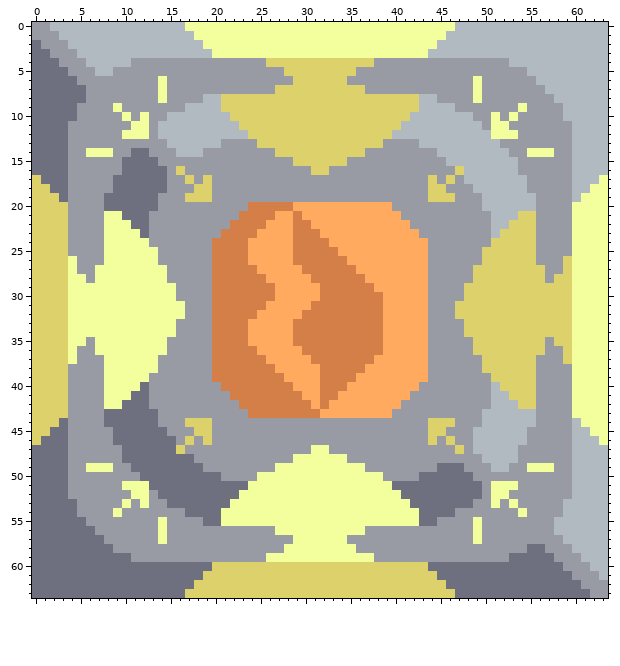
Two states of a pixel-art sprite, sprites/blocks/effect/trading-stations/pyratite-trading-station.png. That is the earlier state.
The file is 64x64 pixels.
And afterwards:
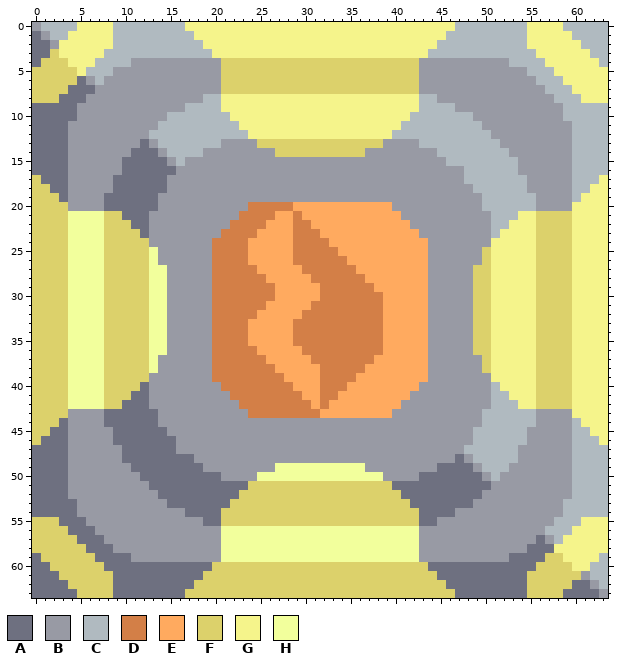
Palette (. is transparent): A #6e7080  B #989aa4  C #b0bac0  D #d37f47  E #ffaa5f  F #dcd16b  G #f5f48b  H #f2ff9c
The exact change:
Changed rows in their new state; - is an unchanged pixel.
first column x 0:
 0 -C---GGGG--------GGGGGGGGGGGGGGGGGGGGGGGGGGGGGG--------GGGG-----
 1 A-C-GGGGG---------GGGGGGGGGGGGGGGGGGGGGGGGGGGG---------GGGGG----
 2 -A-GGGGGG----------GGGGGGGGGGGGGGGGGGGGGGGGGG----------GGGGGG---
 3 --FGGGGG------------GGGGGGGGGGGGGGGGGGGGGGGG------------GGGGGG--
 4 -FFFGGG--------------FFFFF------------FFFFF--------------GGGGGG-
 5 FFFFFGC--------------FFFFFFF--------FFFFFFF---------------GGGGGG
 6 FFFFFA-C------B------FFFFFFFF------FFFFFFFF------B---------GGGGG
 7 FFFF--A-------B------FFFFFF----------FFFFFF------B----------GGGG
 8 FFF-----------B------GGGGGGGGGGGGGGGGGGGGGG------B-----------GGG
 9 ---------B-----------GGGGGGGGGGGGGGGGGGGGGG-----------B---------
10 ----------B-B---------GGGGGGGGGGGGGGGGGGGG---------B-B----------
11 -----------BB----------GGGGGGGGGGGGGGGGGG----------BB-----------
12 ----------BBBC----------GGGGGGGGGGGGGGGG-----------BBB----------
13 ------------A-C-------------------------------------------------
14 ------BBB----A-C---------------------------------------BBB------
15 --------------A-C------------BBBBBB-----------------------------
16 ---------------AB--------------BB--------------B----------------
17 -----------------B-B------------------------B-B----------------G
18 ------------------BB------------------------BB----------------GG
19 -----------------BBB------------------------BBB--------------GGG
20 ------------------------------------------------------------GGGG
21 ----HHHHFF--------------------------------------------GGFFFFGGGG
22 ----HHHHFFF------------------------------------------GGGFFFFGGGG
23 ----HHHHFFFF----------------------------------------GGGGFFFFGGGG
24 ----HHHHFFFFF--------------------------------------GGGGGFFFFGGGG
25 ----HHHHFFFFF--------------------------------------GGGGGFFFFGGGG
26 -----HHHFFFFF--------------------------------------GGGGGFFF-GGGG
27 -----HH-FFFFF--------------------------------------GGGGG-FF-GGGG
28 ------H-FFFFF--------------------------------------GGGGG-F--GGGG
29 --------FFFFF--B--------------------------------B--GGGGG----GGGG
30 --------FFFFF--B--------------------------------B--GGGGG----GGGG
31 --------FFFFF--BB------------------------------BB--GGGGG----GGGG
32 --------FFFFF--BB------------------------------BB--GGGGG----GGGG
33 --------FFFFF--B--------------------------------B--GGGGG----GGGG
34 --------FFFFF--B--------------------------------B--GGGGG----GGGG
35 ------H-FFFFF--------------------------------------GGGGG-F--GGGG
36 -----HH-FFFFF--------------------------------------GGGGG-FF-GGGG
37 -----HHHFFFFF--------------------------------------GGGGGFFF-GGGG
38 ----HHHHFFFFF--------------------------------------GGGGGFFFFGGGG
39 ----HHHHFFFFF--------------------------------------GGGGGFFFFGGGG
40 ----HHHHFFFF----------------------------------------GGGGFFFFGGGG
41 ----HHHHFFF------------------------------------------GGGFFFFGGGG
42 ----HHHHFF--------------------------------------------GGFFFFGGGG
43 ------------------------------------------------------------GGGG
44 -----------------BBB------------------------BBB--------------GGG
45 ------------------BB------------------------BB----------------GG
46 -----------------B-B------------------------B-B----------------G
47 ----------------B--------------BB--------------BC---------------
48 -----------------------------BBBBBB------------A-C--------------
49 ------BBB---------------------------------------A-C----BBB------
50 -------------------------------------------------A-C------------
51 ----------BBB-----------FFFFFFFFFFFFFFFF----------ABBB----------
52 -----------BB----------FFFFFFFFFFFFFFFFFF----------BB-----------
53 ----------B-B---------FFFFFFFFFFFFFFFFFFFF---------B-B----------
54 ---------B-----------FFFFFFFFFFFFFFFFFFFFFF-----------B---------
55 FFF-----------B------FFFFFFFFFFFFFFFFFFFFFF------B-----------GGG
56 FFFF----------B------HHHHHH----------HHHHHH------B-------C--GGGG
57 FFFFF---------B------HHHHHHHH------HHHHHHHH------B------A-CGGGGG
58 FFFFFF---------------HHHHHHH--------HHHHHHH--------------AGGGGGG
59 -FFFFFF--------------HHHHH------------HHHHH--------------FFGGGG-
60 --FFFFFF------------------------------------------------FFFFGG--
61 ---FFFFFF----------------------------------------------FFFFFF-C-
62 ----FFFFF----------------------------------------------FFFFF-A-C
63 -----FFFF----------------------------------------------FFFF---A-
Pixel boxes of the changes (left, top, right, bottom) in both pictures:
changed: (32, 22, 608, 598)
